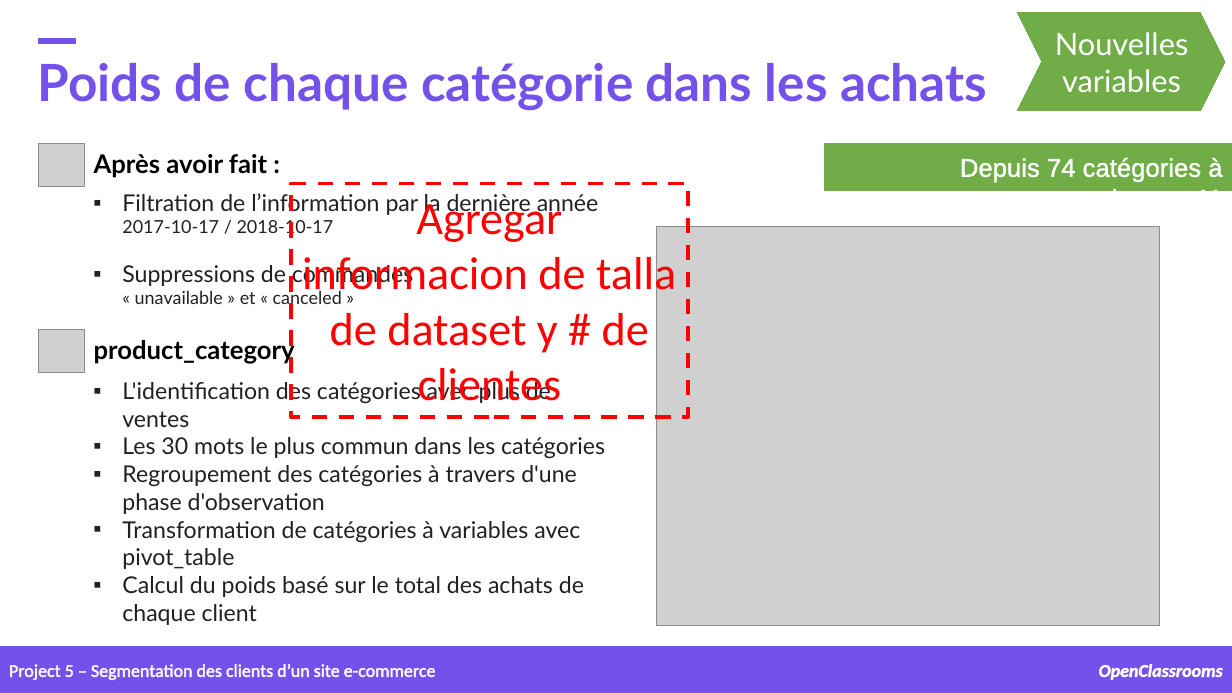
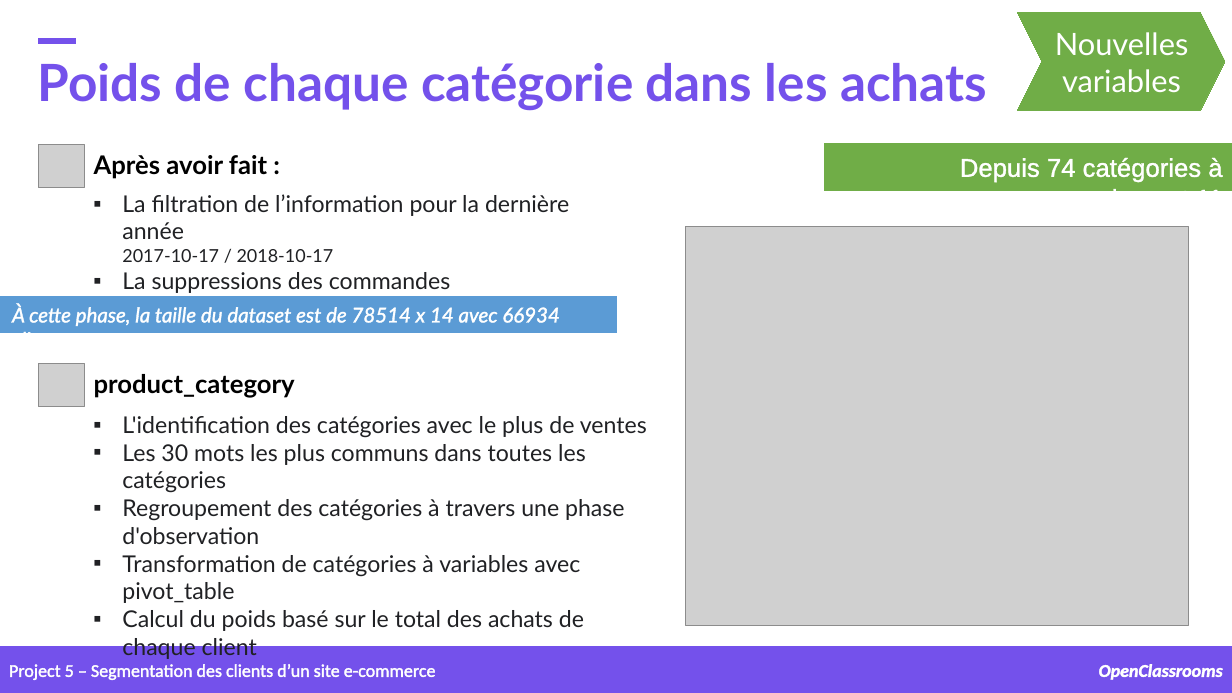
Before and after one commit to samirhinojosa/OC-P5-segment-customers-of-website, a slide deck: slide 15 of supports/P5_presentation v2.pptx. Drawn at 1232x693 pixels with LibreOffice and Linux fonts; fonts in the diff are those of the drawing; grey boxes stand for pictures; background and template pictures are left out. Boxes give left, top, right and bottom in pixels: in the first picture for what was removed or moved away, otherwise in the second. Text is boxed around its words. In the diff, an @@ line names an element or a change of style, - is before the commit and + after.

```diff
--- a/supports/P5_presentation v2.pptx
+++ b/supports/P5_presentation v2.pptx
@@ text at <box>122,194,569,316</box>: text changed @@
-▪ Filtration de l’information par la dernière année
-  2017-10-17 / 2018-10-17
-▪ Suppressions de commandes
-  « unavailable » et « canceled »
+▪ La filtration de l’information pour la dernière année
+  2017-10-17 / 2018-10-17
+▪ La suppressions des commandes
+  « unavailable » et « canceled »
@@ rectangle removed at <box>291,184,689,417</box> @@
-Agregar informacion de talla de dataset y # de clientes
@@ picture: place and size @@
-picture at <box>656,226,1159,626</box>
+picture at <box>686,226,1189,626</box>
@@ rectangle added at <box>0,297,616,333</box>, fill #5B9BD5, outline #5B9BD5 1 pt @@
@@ text added at <box>12,304,559,333</box>, 16 pt, text #FFFFFF, italic @@
+À cette phase, la taille du dataset est de 78514 x 14 avec 66934 clients
@@ picture: place and size @@
-picture at <box>38,330,84,373</box>
+picture at <box>38,364,84,408</box>
@@ text "product_category": place and size @@
-text "product_category" at <box>94,337,295,364</box>
+text "product_category" at <box>94,374,295,398</box>
@@ text "L'identification des catégories avec le ...": place and size @@
-text "L'identification des catégories avec le ..." at <box>122,379,605,597</box>
+text "L'identification des catégories avec le ..." at <box>122,416,647,655</box>
@@ text at <box>122,416,647,544</box>: text changed @@
-▪ L'identification des catégories avec plus de ventes
-▪ Les 30 mots le plus commun dans les catégories
-▪ Regroupement des catégories à travers d'une phase d'observation
+▪ L'identification des catégories avec le plus de ventes
+▪ Les 30 mots les plus communs dans toutes les catégories
+▪ Regroupement des catégories à travers une phase d'observation
```
Also in this commit, not shown: 24 other slides changed, 1 slide added, 3 other files.
